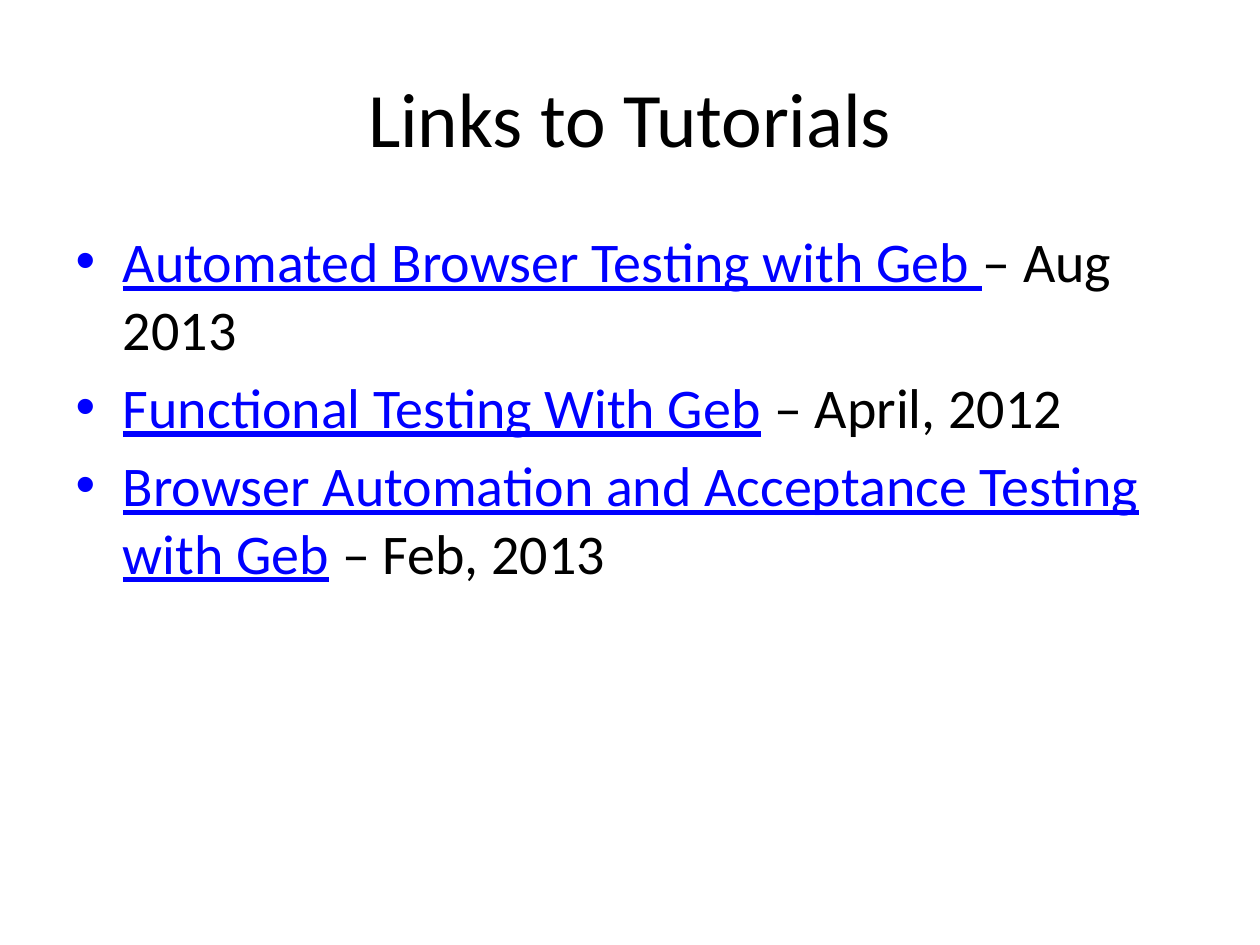
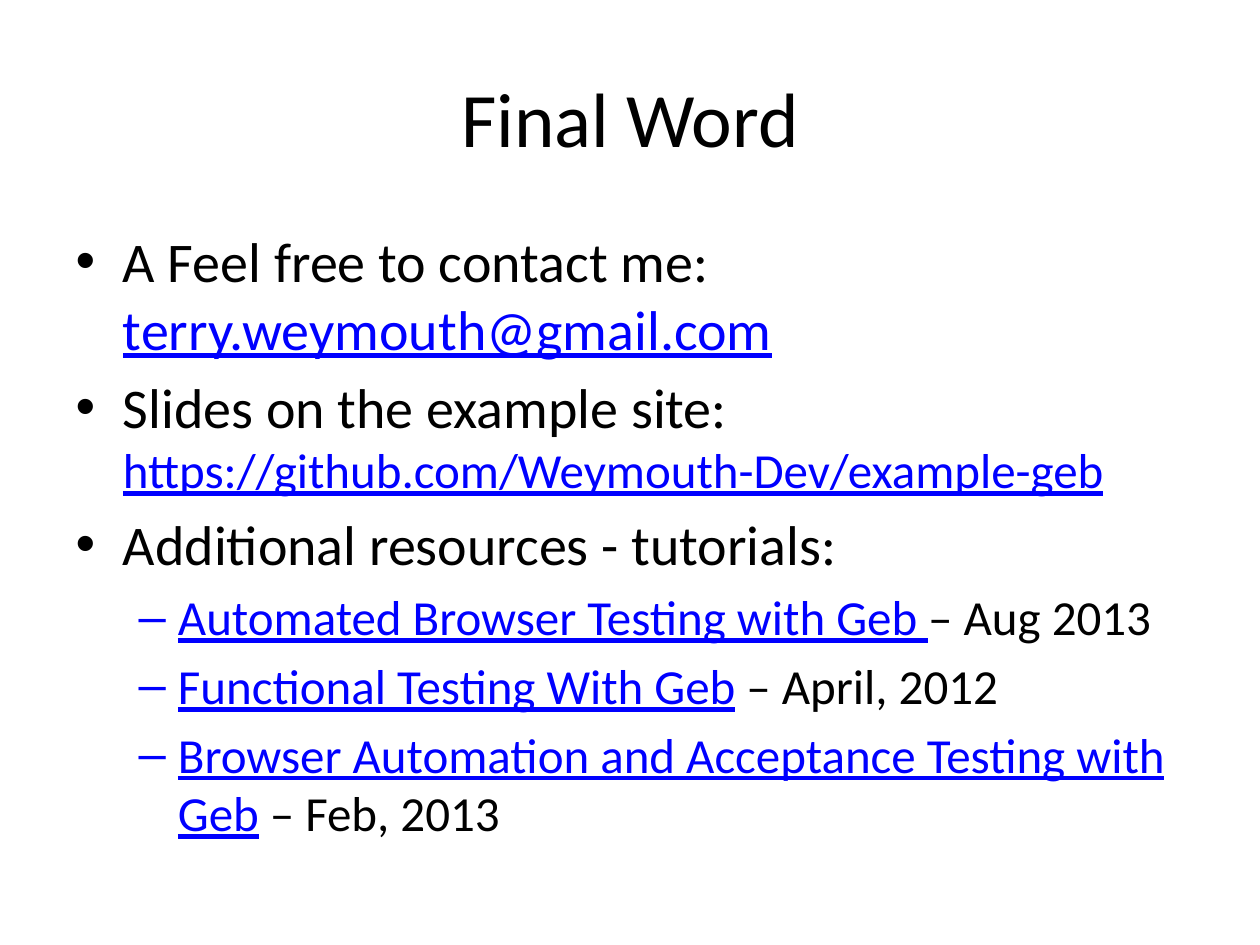
Before and after one commit to RichardAlexanderGreen/example-geb, a slide deck: slide 46 of GebTalk.pptx (slide 44 before the commit). Drawn at 1260x945 pixels with LibreOffice and Linux fonts; fonts in the diff are those of the drawing. Boxes give left, top, right and bottom in pixels: in the first picture for what was removed or moved away, otherwise in the second. Text is boxed around its words. In the diff, an @@ line names an element or a change of style, - is before the commit and + after.

```diff
--- a/GebTalk.pptx
+++ b/GebTalk.pptx
@@ title at (461, 93, 798, 148): text changed @@
-Links to Tutorials
+Final Word
@@ text at (123, 243, 1104, 566): paragraphs added @@
+• A Feel free to contact me: terry.weymouth@gmail.com
+• Slides on the example site: https://github.com/Weymouth-Dev/example-geb
+• Additional resources - tutorials:
@@ text at (178, 601, 1164, 839): size 32 to 28 pt in "Automated Browser Testing with Geb – Aug ...", "Functional Testing With Geb – April, 2012", "Browser Automation and Acceptance Testing with Geb ..."; bullet • to –; list level 1 to 2 in "Automated Browser Testing with Geb ..."; list level 1 to 2 in "Functional Testing With Geb – ..."; list level 1 to 2 in "Browser Automation and Acceptance Testing ..." @@
```
Also in this commit, not shown: 15 other slides changed, 3 slides added, 1 slide removed.
